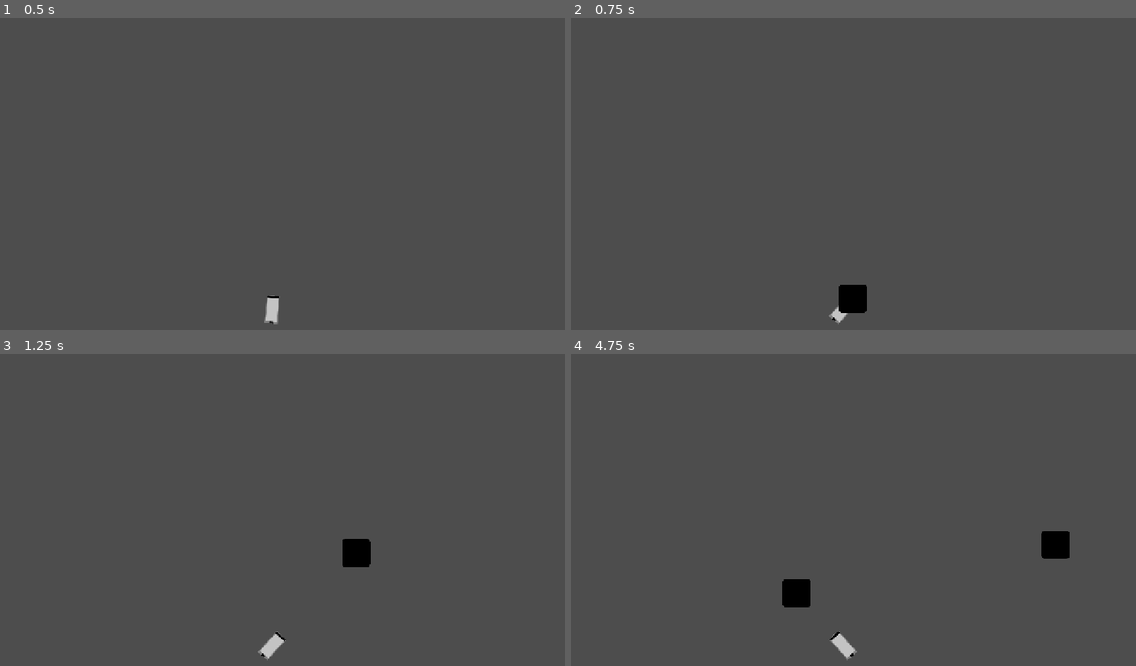
Above: before the commit, frames 1-4 (two rows, left to right).
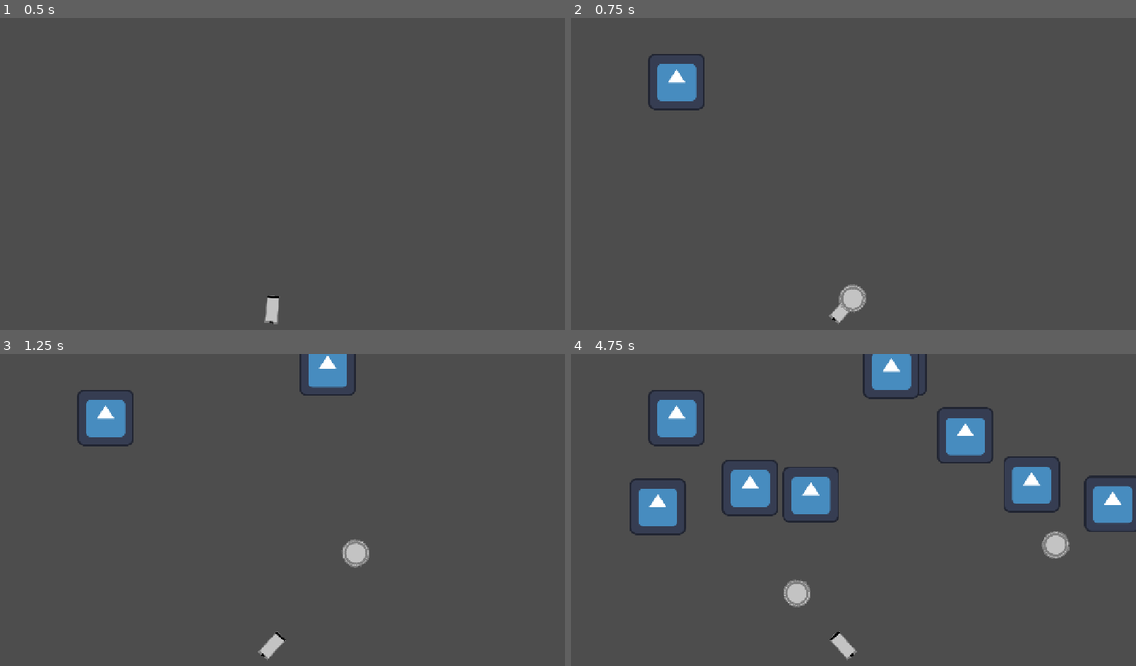
Above: after the commit, the same moments.

Repository: KeaganErasmus/Clod-Godo-Wild-Jam-99
Game: Godot game, scene res://Scenes/Chopping/chopping.tscn
Same seed, same stepped clock (60 frames per second), same inputs: the game is played once before the commit and once after it. This scene is started directly instead of the project's main scene. The engine's default icon, where the game draws it, is replaced by a stand-in: a white triangle on a blue panel in a dark square.
Inputs (mouse positions are in pixels of both pictures, inside the frame that each line leads up to):
- Up to frame 1 (0.5 s): no input
- Up to frame 2 (0.75 s): tap Enter at 0.5 s; move the mouse to (977, 161) at 0.52 s; hold D (move_right) from 0.53 s (still down); hold Space (magnetize) from 0.53 s (still down); click (977, 161) at 0.67 s
- Up to frame 3 (1.25 s): keep holding D (move_right); keep holding Space (magnetize)
- Up to frame 4 (4.75 s): move the mouse to (740, 528) at 1.27 s; release D (move_right) at 1.28 s; release Space (magnetize) at 1.28 s; hold S (move_down) 1.28-2.03 s; tap one key every 0.75 s from 1.35 s: 1 (num_1) 2 (num_2) 3 (num_3) 4 (num_4) X; click (740, 528) at 1.42 s; move the mouse to (910, 444) at 2.02 s; hold D (move_right) 2.03-2.78 s; click (910, 444) at 2.17 s; move the mouse to (825, 575) at 2.77 s; hold W (move_up) 2.78-3.53 s; click (825, 575) at 2.92 s; move the mouse to (1023, 559) at 3.52 s; hold A (move_left) from 3.53 s (still down); click (1023, 559) at 3.67 s; move the mouse to (684, 466) at 4.27 s; click (684, 466) at 4.42 s

Frame 1 is identical in both runs. In frame 2, 1.5% of the frame differs, in the area x 13-53%, y 11-95%; in frame 3, 2.4%; in frame 4, 9.1%, in the area x 10-100%, y 0-82%.

Commit message:
feat(): trees randomly spawn

Diff:
--- a/Scenes/Chopping/bullet.gd
+++ b/Scenes/Chopping/bullet.gd
@@ -12,6 +12,7 @@
 # Called every frame. 'delta' is the elapsed time since the previous frame.
 func _process(delta: float) -> void:
 	position += target_pos * shot_speed * delta
+	$Sprite2D.rotate(10 * delta)
 
 func set_target(target: Vector2):
 	target_pos = target
--- a/Scenes/Chopping/bullet.tscn
+++ b/Scenes/Chopping/bullet.tscn
@@ -1,11 +1,10 @@
 [gd_scene format=3 uid="uid://cnd5qtskte8d0"]
 
-[ext_resource type="Texture2D" uid="uid://c0ilb0t7qpkbj" path="res://icon.svg" id="1_fre8n"]
 [ext_resource type="Script" uid="uid://57yw0d8kf7cd" path="res://Scenes/Chopping/bullet.gd" id="1_lpksx"]
+[ext_resource type="Texture2D" uid="uid://bo1hlfe7ydu56" path="res://Scenes/Chopping/art/saw-blade.png" id="2_lpksx"]
 
 [node name="Bullet" type="Node2D" unique_id=906484404]
 script = ExtResource("1_lpksx")
 
 [node name="Sprite2D" type="Sprite2D" parent="." unique_id=2119929796]
-modulate = Color(0, 0, 0, 1)
-texture = ExtResource("1_fre8n")
+texture = ExtResource("2_lpksx")
--- a/Scenes/Chopping/chopping.gd
+++ b/Scenes/Chopping/chopping.gd
@@ -1,11 +1,21 @@
 extends Node2D
+
+var rng = RandomNumberGenerator.new()
 
 @onready var axe = $Axe
 @onready var gun: Gun = $Gun
+@onready var spawn_area = $Area2D/CollisionShape2D
+@onready var spawn_timer = $SpawnTimer
+@onready var p1 = $p1
+@onready var p2 = $p2
 
-var bullet_scene = load("res://Scenes/Chopping/bullet.tscn")
+var bullet_scene := load("res://Scenes/Chopping/bullet.tscn")
+var tree_scene := load("res://tree.tscn")
 
 var mouse_pos: Vector2
+
+@export var tree_spawn_timer: float = 1
+
 
 # Called when the node enters the scene tree for the first time.
 func _ready() -> void:
@@ -18,11 +28,21 @@
 			var dir: Vector2 =   get_viewport().get_mouse_position() - muzzle_pos
 			shoot(dir.normalized())
 
-
 func shoot(target: Vector2) -> void:
 	var bullet: Bullet = bullet_scene.instantiate()
 	add_child(bullet)
 
 	bullet.position = gun.get_muzzle_pos()
-	bullet.set_scale(Vector2(0.5, 0.5))
 	bullet.set_target(target)
+
+func spawn_tree() -> void:
+	var tree : Node2D = tree_scene.instantiate()
+
+	var random_x = randf_range(p1.position.x, p2.position.x)
+	var random_y = randf_range(p1.position.y, p2.position.y)
+
+	add_child(tree)
+	tree.set_position(Vector2(random_x, random_y))
+
+func _on_spawn_timer_timeout() -> void:
+	spawn_tree()
--- a/Scenes/Chopping/chopping.tscn
+++ b/Scenes/Chopping/chopping.tscn
@@ -1,14 +1,23 @@
 [gd_scene format=3 uid="uid://dujwgv30ojduh"]
 
-[ext_resource type="PackedScene" uid="uid://dyvgammm182k2" path="res://Scenes/Chopping/axe.tscn" id="1_1yfpt"]
 [ext_resource type="Script" uid="uid://r7lsj42xp7m8" path="res://Scenes/Chopping/chopping.gd" id="1_uxvc8"]
 [ext_resource type="PackedScene" uid="uid://drhyt1ky4ohlt" path="res://Scenes/Chopping/gun.tscn" id="3_r2x86"]
 
 [node name="Chopping" type="Node2D" unique_id=175067066]
 script = ExtResource("1_uxvc8")
 
-[node name="Axe" parent="." unique_id=826971036 instance=ExtResource("1_1yfpt")]
-visible = false
-
 [node name="Gun" parent="." unique_id=919306125 instance=ExtResource("3_r2x86")]
 position = Vector2(616, 661)
+
+[node name="SpawnTimer" type="Timer" parent="." unique_id=1421838394]
+process_callback = 0
+wait_time = 0.5
+autostart = true
+
+[node name="p1" type="Marker2D" parent="." unique_id=1172761991]
+position = Vector2(27, 8)
+
+[node name="p2" type="Marker2D" parent="." unique_id=1943387901]
+position = Vector2(1260, 372)
+
+[connection signal="timeout" from="SpawnTimer" to="." method="_on_spawn_timer_timeout"]
--- /dev/null
+++ b/tree.tscn
@@ -0,0 +1,17 @@
+[gd_scene format=3 uid="uid://j1c1mkqr5hid"]
+
+[ext_resource type="Texture2D" uid="uid://c0ilb0t7qpkbj" path="res://icon.svg" id="1_brfkd"]
+
+[sub_resource type="RectangleShape2D" id="RectangleShape2D_il1na"]
+size = Vector2(126, 121)
+
+[node name="Tree" type="Node2D" unique_id=1823463163]
+
+[node name="Sprite2D" type="Sprite2D" parent="." unique_id=1432806300]
+texture = ExtResource("1_brfkd")
+
+[node name="Area2D" type="Area2D" parent="." unique_id=167274816]
+
+[node name="CollisionShape2D" type="CollisionShape2D" parent="Area2D" unique_id=166237428]
+position = Vector2(0, -0.5)
+shape = SubResource("RectangleShape2D_il1na")
Binary file added: Scenes/Chopping/art/saw-blade.png
Not shown, added: Scenes/Chopping/art/saw-blade.png.import
